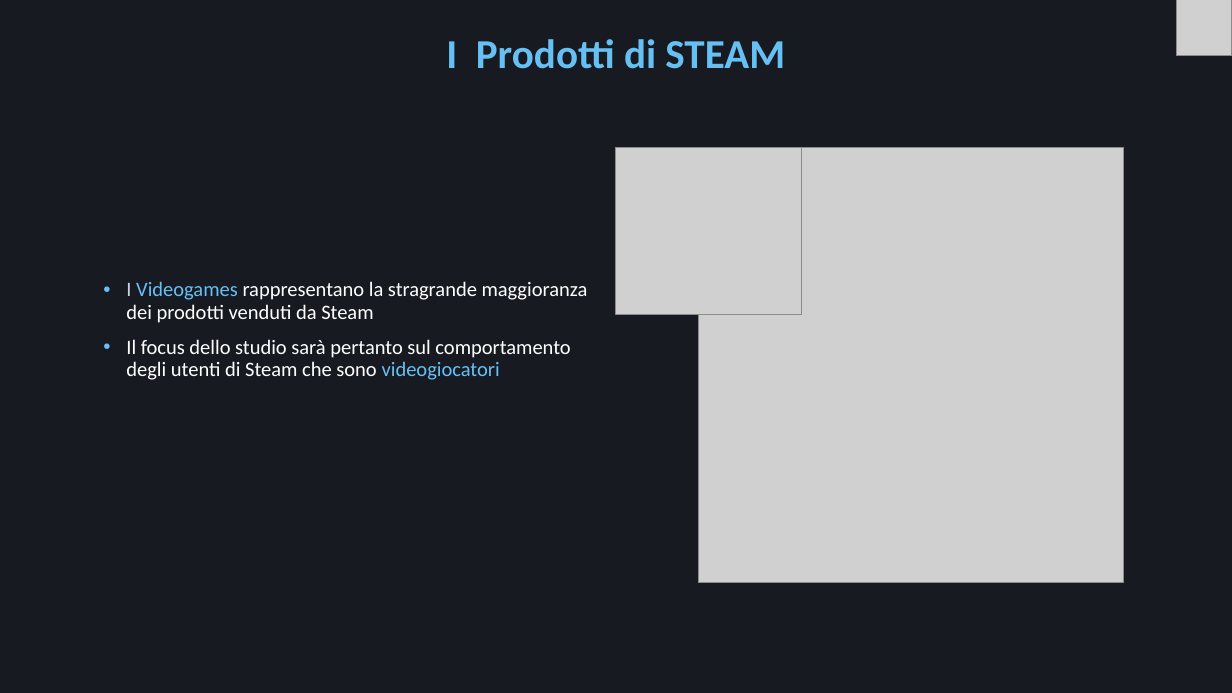
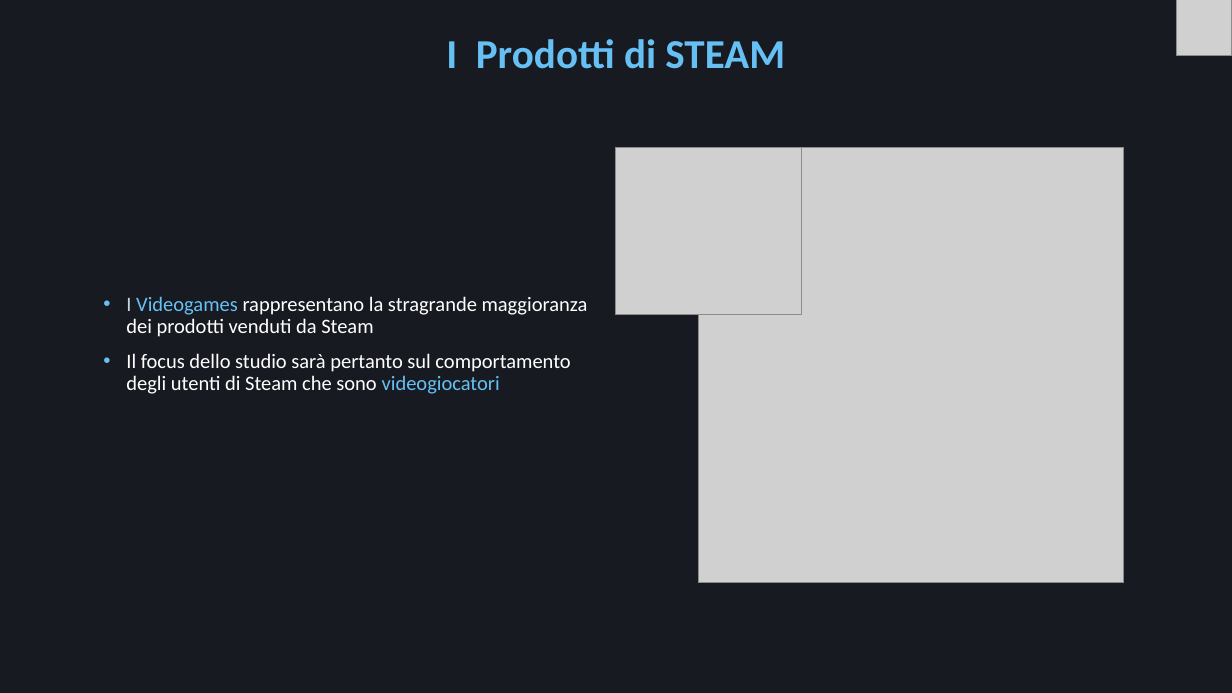
Before and after one commit to Mora11231/VisualizzazioneScientifica, a slide deck: slide 4 of Steam.pptx. Drawn at 1232x693 pixels with LibreOffice and Linux fonts; fonts in the diff are those of the drawing; grey boxes stand for pictures. Boxes give left, top, right and bottom in pixels: in the first picture for what was removed or moved away, otherwise in the second. Text is boxed around its words. In the diff, an @@ line names an element or a change of style, - is before the commit and + after.

```diff
--- a/Steam.pptx
+++ b/Steam.pptx
@@ text "I Videogames rappresentano la stragrande ...": place and size @@
-text "I Videogames rappresentano la stragrande ..." at bbox=[126, 281, 588, 380]
+text "I Videogames rappresentano la stragrande ..." at bbox=[126, 296, 588, 394]
```
Also in this commit, not shown: 1 other slide changed, 3 other files.
